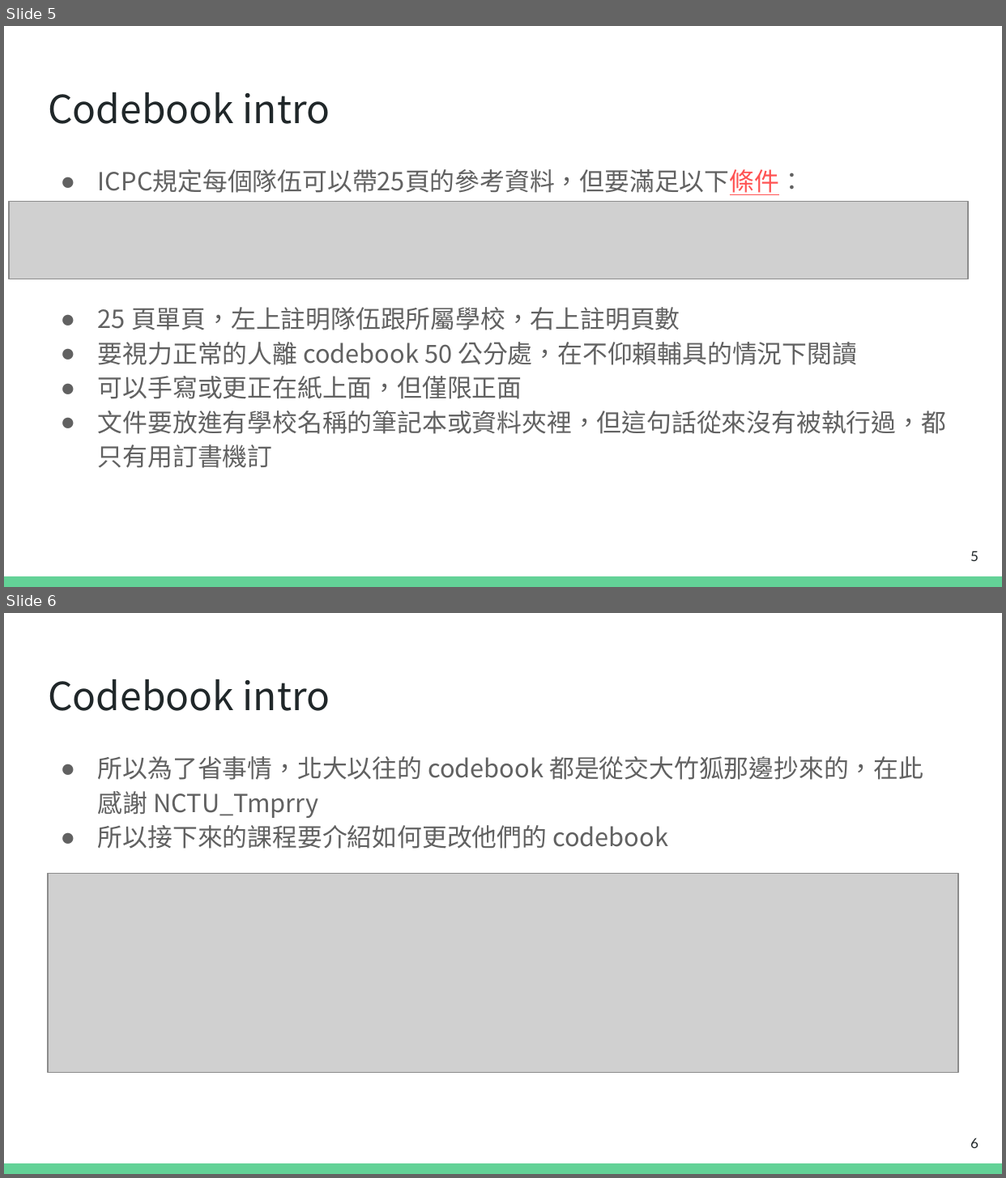
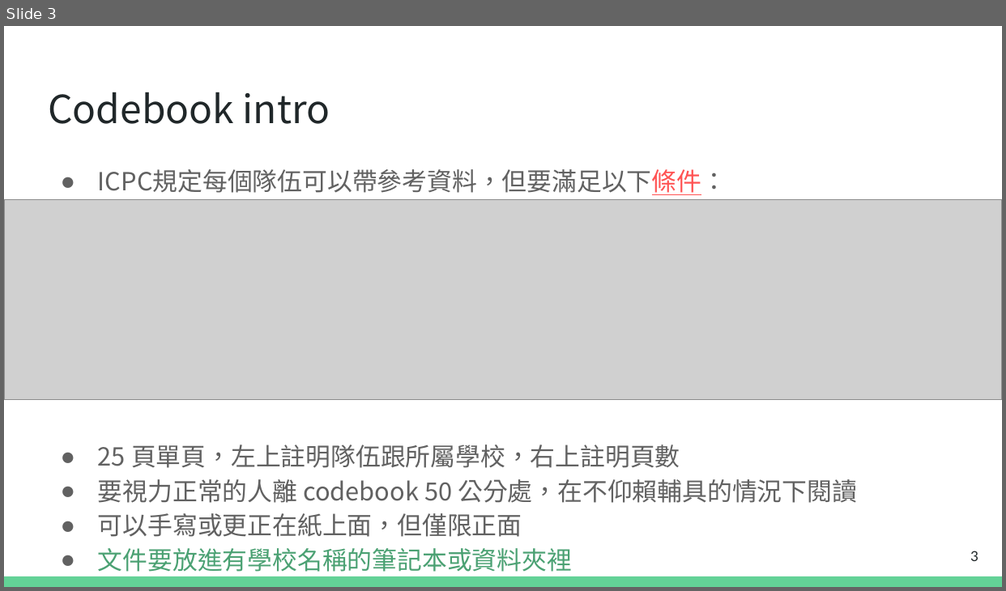
Before and after one commit to terry25031069/NTPU_codebook, a slide deck: tutorial/codebook_tutorial.pptx. Shown one above the other, each under a label of ours: slides 5 and 6 before the commit, slide 3 after it. The pictures are 1006x1178 and 1006x591 pixels, drawn with LibreOffice and Linux fonts; fonts in the diff are those of the drawing; grey boxes stand for pictures. Boxes give left, top, right and bottom in pixels: in the first picture for what was removed or moved away, otherwise in the second. Text is boxed around its words. In the diff, an @@ line names an element or a change of style, - is before the commit and + after.

```diff
--- a/tutorial/codebook_tutorial.pptx
+++ b/tutorial/codebook_tutorial.pptx
@@ slide 6 removed at (4, 613, 1002, 1174), background #FFFFFF; not listed: 1 template element that a slide beside it also shows @@
@@ title removed at (48, 679, 330, 711) @@
-Codebook intro
@@ text removed at (98, 756, 923, 849) @@
-● 所以為了省事情，北大以往的 codebook 都是從交大竹狐那邊抄來的，在此感謝 NCTU_Tmprry
-● 所以接下來的課程要介紹如何更改他們的 codebook
@@ picture removed at (48, 874, 958, 1073) @@
@@ page number removed at (970, 1138, 978, 1148) @@
-6
@@ what was slide 5 is now slide 3 @@
@@ slide 3 changed as well @@
@@ text at (98, 169, 727, 195): text changed @@
-● ICPC規定每個隊伍可以帶25頁的參考資料，但要滿足以下條件：
+● ICPC規定每個隊伍可以帶參考資料，但要滿足以下條件：
@@ picture added at (4, 199, 1002, 400) @@
@@ picture removed at (9, 202, 968, 279) @@
@@ text at (98, 548, 572, 572): text changed; text colour #616161 to #4BA173 @@
-● 文件要放進有學校名稱的筆記本或資料夾裡，但這句話從來沒有被執行過，都只有用訂書機訂
+● 文件要放進有學校名稱的筆記本或資料夾裡
@@ page number at (970, 551, 978, 561): text changed @@
-5
+3
```
Also in this commit, not shown: 5 other slides changed, 3 slides added, 11 other slides removed, 4 other files.
